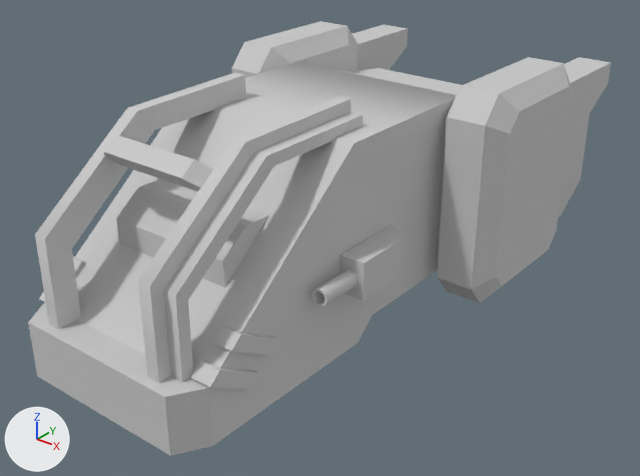
An edit to the FBX model Galactic Battle League/Assets/Models/Tank_Industrial_Light.FBX, drawn before and after from the same camera.
Before and after are seen from a 50 mm camera at (3.75, -4.83, 3.72) aimed at (0.05, -0.21, 0.85). The lights are fixed; the arrows at lower left show +X, +Y and +Z. Where no turn or scale is listed for an object, it has been applied to the vertices.
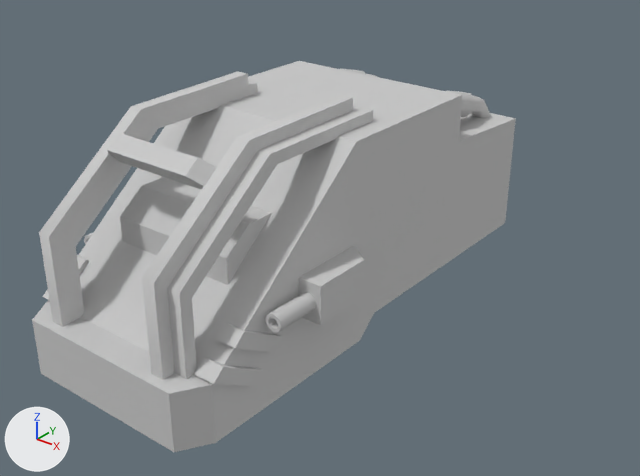
Where the change shows, as pixel boxes [x1, y1, x2, y2] in the pictures (640 x 476 px; the box of a moved part takes in the faces that stretch with it):
'Box001', reshaped, moved, rescaled (17% narrower, 10% shorter): before [28, 21, 611, 456]; after [32, 61, 516, 452]
'Box002', deleted: before [312, 225, 403, 306]
'Object021', added: after [84, 232, 316, 332]
part 1 of me_mesh, moved or reshaped: before [116, 179, 269, 288]; after [120, 177, 272, 285]
part 2 of me_mesh, moved or reshaped: before [104, 135, 214, 192]; after [107, 133, 217, 189]
part 3 of me_mesh, moved or reshaped: before [39, 292, 45, 302]; after [43, 289, 49, 300]
part 4 of me_mesh, moved or reshaped: before [73, 256, 86, 277]; after [77, 255, 90, 274]
part 5 of me_mesh, moved or reshaped: before [191, 361, 259, 389]; after [195, 358, 262, 386]
part 6 of me_mesh, moved or reshaped: before [213, 326, 278, 355]; after [216, 323, 281, 352]
part 7 of me_mesh, rebuilt: before [28, 62, 462, 456]; after [32, 61, 516, 452]
part 8 of me_mesh, deleted: before [35, 21, 611, 383]
part 9 of me_mesh, added: after [341, 69, 490, 118]
part 10 of me_mesh, added: after [39, 71, 258, 327]
part 11 of me_mesh, added: after [142, 95, 373, 380]

Patch to the scene script:
```diff
--- a/Galactic Battle League/Assets/Models/Tank_Industrial_Light.FBX.py
+++ b/Galactic Battle League/Assets/Models/Tank_Industrial_Light.FBX.py
@@ me_mesh @@
 # used by ob_box001; location = (0.006, -0.315, 0.45); scale = (0.01, 0.00925, 0.0129)
-me_mesh.from_pydata(...)  # 708 vertices, 1260 faces; spans x -124.0..124.0, y -212.0..275.0, z -7.0..125.0
+me_mesh.from_pydata(...)  # 510 vertices, 878 faces; spans x -92.0..92.0, y -224.0..193.0, z 34.0..206.0
+# me_mesh part 1: the loose piece of 12 vertices spanning x -47.0..47.0, y -143.0..-95.0, z 55.0..83.0 is scaled about its middle by (1, 0.925, 1.29), then moved by (0.0, -19.0, 65.0)
+# me_mesh part 2: the loose piece of 18 vertices spanning x -41.0..41.0, y -158.0..-132.0, z 102.0..118.0 is scaled about its middle by (1, 0.925, 1.29), then moved by (0.0, -17.0, 77.0)
+# me_mesh part 3: the loose piece of 8 vertices spanning x -77.0..-63.0, y -191.0..-149.0, z 19.0..38.0 is scaled about its middle by (1, 0.925, 1.29), then moved by (0.0, -15.0, 53.0)
+# me_mesh part 4: the loose piece of 8 vertices spanning x -77.0..-63.0, y -172.0..-130.0, z 30.0..50.0 is scaled about its middle by (1, 0.925, 1.29), then moved by (0.0, -17.0, 56.0)
+# me_mesh part 5: the loose piece of 8 vertices spanning x 63.0..77.0, y -191.0..-149.0, z 19.0..38.0 is scaled about its middle by (1, 0.925, 1.29), then moved by (0.0, -15.0, 53.0)
+# me_mesh part 6: the loose piece of 8 vertices spanning x 63.0..77.0, y -172.0..-130.0, z 30.0..50.0 is scaled about its middle by (1, 0.925, 1.29), then moved by (0.0, -17.0, 56.0)
+# me_mesh part 7: the loose piece of 42 vertices spanning x -75.0..75.0, y -212.0..190.0, z 0.0..113.0 is rebuilt with 42 vertices and now spans x -75.0..75.0, y -224.0..155.0, z 45.0..190.0
+# me_mesh part 8: 11 loose pieces with 547 vertices, spanning x -124.0..124.0, y -204.0..275.0, z -7.0..125.0, are deleted
+# me_mesh part 9: 265 vertices added at x -59.0..59.0, y 25.0..193.0, z 47.0..188.0
+# me_mesh part 10: 42 vertices added at x -92.0..-41.0, y -217.0..-34.0, z 84.0..206.0
+# me_mesh part 11: 42 vertices added at x 41.0..92.0, y -217.0..-34.0, z 84.0..206.0
 me_mesh.materials.append(mat_03___default)
@@ me_mesh_001_1 @@
+me_mesh_001_1.from_pydata(...)  # 66 vertices, 56 faces; spans x -0.88..0.88, y -1.6..-1.2, z 1.02..1.13
+me_mesh_001_1.materials.append(mat_03___default)  # light grey #cacaca
@@ ob_box001 @@
 ob_box001 = bpy.data.objects.new('Box001', me_mesh)
-ob_box001.location = (0.006, -0.315, 0.45)
-ob_box001.scale = (0.01, 0.00925, 0.0129)
+ob_box001.location = (0.0, 0.0, 0.0)
+ob_box001.scale = (0.01, 0.01, 0.01)
@@ ob_box002 @@
-ob_box002 = bpy.data.objects.new('Box002', me_mesh_001)
-ob_box002.location = (-0.831, -0.674, 0.942)
@@ ob_object021 @@
+ob_object021 = bpy.data.objects.new('Object021', me_mesh_001_1)
+ob_object021.location = (0.0, 0.0, 0.0)
```
